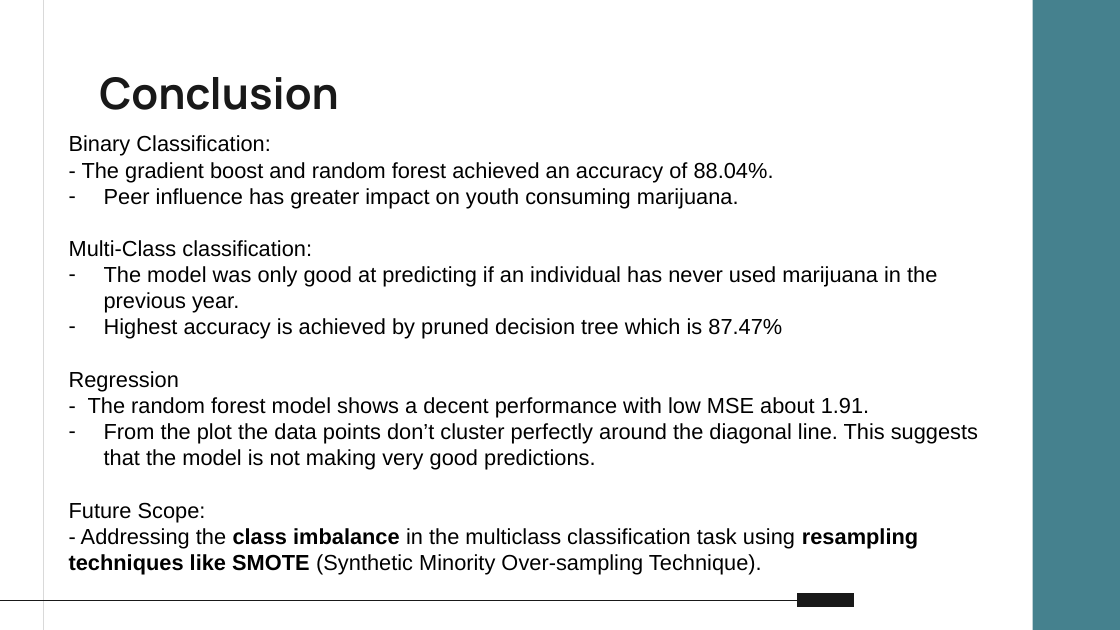
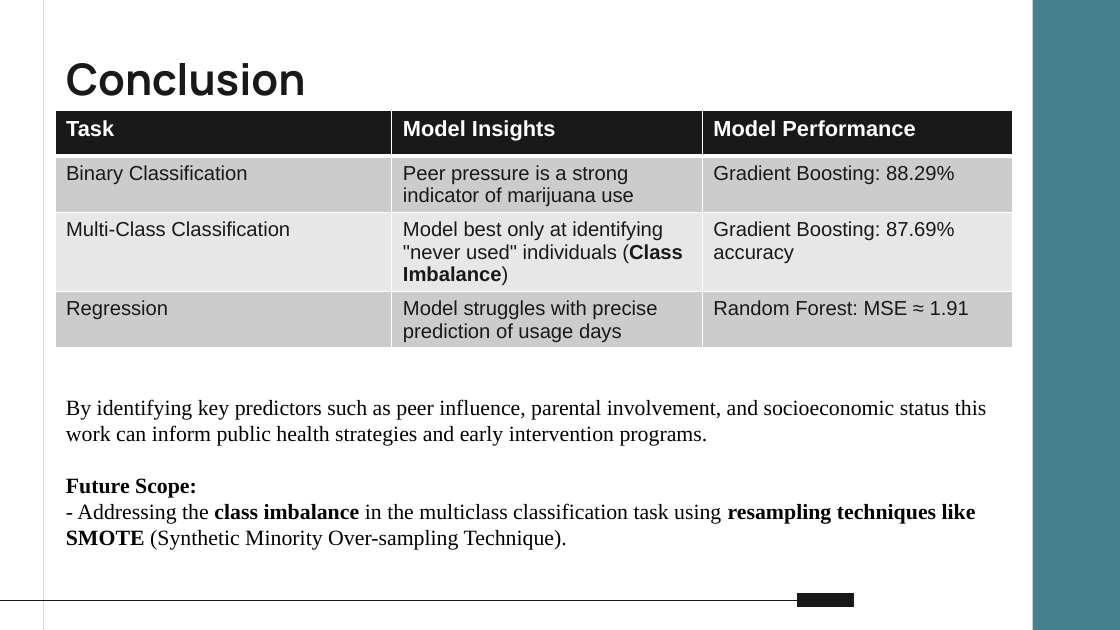
Before and after one commit to Sowjanya2502/Youth-Marijuana-Use-Analysis-and-Prediction, a slide deck: slide 12 of Youth_marijuana_use_analysis.pptx (slide 10 before the commit). Drawn at 1120x630 pixels with LibreOffice and Linux fonts; fonts in the diff are those of the drawing. Boxes give left, top, right and bottom in pixels: in the first picture for what was removed or moved away, otherwise in the second. Text is boxed around its words. In the diff, an @@ line names an element or a change of style, - is before the commit and + after.

```diff
--- a/Youth_marijuana_use_analysis.pptx
+++ b/Youth_marijuana_use_analysis.pptx
@@ title "Conclusion": place and size @@
-title "Conclusion" at (99, 77, 339, 110)
+title "Conclusion" at (66, 63, 306, 96)
@@ table added at (55, 111, 1012, 360), 4 rows, 3 columns @@
+Task | Model Insights | Model Performance
+Binary Classification | Peer pressure is a strong indicator of marijuana use | Gradient Boosting: 88.29%
+Multi-Class Classification | Model best only at identifying "never used" individuals (Class Imbalance) | Gradient Boosting: 87.69% accuracy
+Regression | Model struggles with precise prediction of usage days | Random Forest: MSE ≈ 1.91
@@ text removed at (69, 135, 978, 575) @@
-Binary Classification:
-- The gradient boost and random forest achieved an accuracy of 88.04%.
-– Peer influence has greater impact on youth consuming marijuana.
-Multi-Class classification:
-– The model was only good at predicting if an individual has never used marijuana in the previous year.
-– Highest accuracy is achieved by pruned decision tree which is 87.47%
-Regression
-- The random forest model shows a decent performance with low MSE about 1.91.
-– From the plot the data points don’t cluster perfectly around the diagonal line. This suggests that the model is not making very good predictions.
-Future Scope:
-- Addressing the class imbalance in the multiclass classification task using resampling techniques like SMOTE (Synthetic Minority Over-sampling Technique).
@@ text added at (66, 399, 986, 550), 14 pt, text #000000 @@
+By identifying key predictors such as peer influence, parental involvement, and socioeconomic status this work can inform public health strategies and early intervention programs.
+Future Scope:
+- Addressing the class imbalance in the multiclass classification task using resampling techniques like SMOTE (Synthetic Minority Over-sampling Technique).
```
Also in this commit, not shown: 5 other slides changed, 3 slides added, 1 slide removed, 1 other file.
